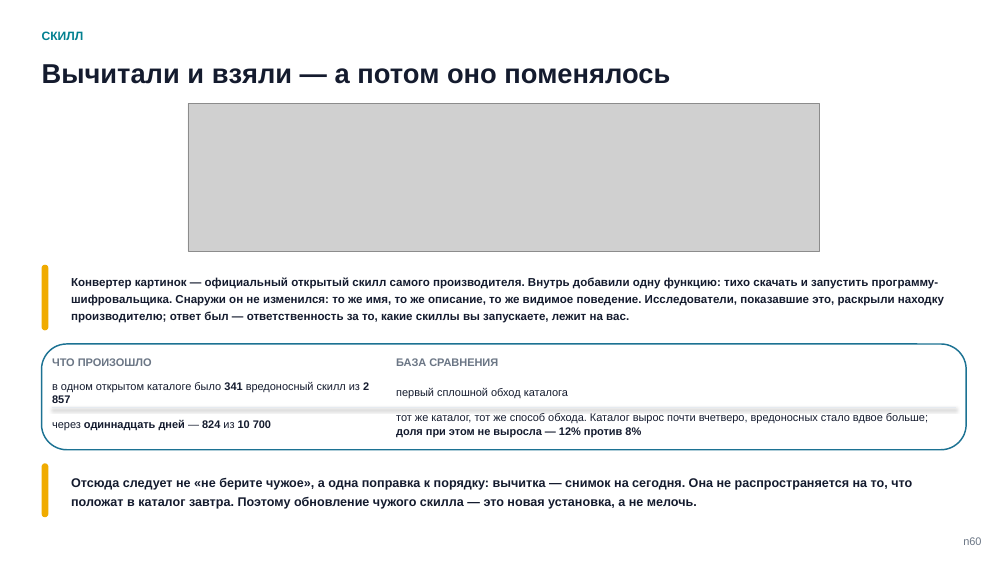
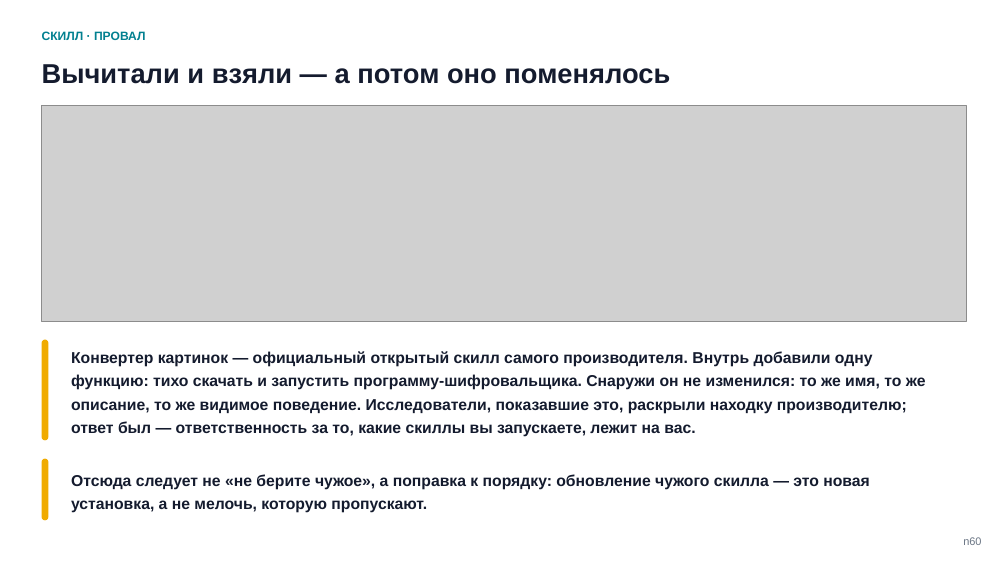
Before and after one commit to tellina-study/AI-usage-lessons, a slide deck: slide 60 of library/seminars/sem-05/rendered/sem-05.pptx. Drawn at 1008x567 pixels with LibreOffice and Linux fonts; fonts in the diff are those of the drawing; grey boxes stand for pictures. Boxes give left, top, right and bottom in pixels: in the first picture for what was removed or moved away, otherwise in the second. Text is boxed around its words. In the diff, an @@ line names an element or a change of style, - is before the commit and + after.

Commit message:
Две зажатые схемы закрыты снятием дублей-таблиц, схема каталога восстановлена после диверсионной пробы, два жанра получили ярлык надзаголовка #211

```diff
--- a/library/seminars/sem-05/rendered/sem-05.pptx
+++ b/library/seminars/sem-05/rendered/sem-05.pptx
@@ text at box(42, 31, 145, 40): text changed @@
-СКИЛЛ
+СКИЛЛ · ПРОВАЛ
@@ picture added at box(42, 106, 966, 321) @@
@@ picture removed at box(188, 104, 820, 251) @@
@@ rounded rectangle: place and size @@
-rounded rectangle at box(42, 265, 48, 330)
+rounded rectangle at box(42, 340, 48, 440)
@@ rounded rectangle removed at box(42, 344, 966, 450) @@
@@ text removed at box(52, 358, 152, 366) @@
-ЧТО ПРОИЗОШЛО
@@ text "Конвертер картинок — официальный открытый ...": place and size @@
-text "Конвертер картинок — официальный открытый ..." at box(71, 277, 944, 323)
+text "Конвертер картинок — официальный открытый ..." at box(71, 351, 926, 437)
@@ text "Конвертер картинок — официальный открытый ..." at box(71, 351, 926, 437): size 11 to 15 pt @@
@@ text removed at box(396, 358, 498, 366) @@
-БАЗА СРАВНЕНИЯ
@@ text removed at box(52, 381, 369, 403) @@
-в одном открытом каталоге было 341 вредоносный скилл из 2 857
@@ text removed at box(396, 388, 568, 399) @@
-первый сплошной обход каталога
@@ line removed from (52, 408) to (956, 408) @@
@@ text removed at box(52, 419, 271, 430) @@
-через одиннадцать дней — 824 из 10 700
@@ text removed at box(396, 413, 928, 437) @@
-тот же каталог, тот же способ обхода. Каталог вырос почти вчетверо, вредоносных стало вдвое больше; доля при этом не выросла — 12% против 8%
@@ rounded rectangle: place and size @@
-rounded rectangle at box(42, 464, 48, 517)
+rounded rectangle at box(42, 459, 48, 521)
@@ text at box(71, 474, 870, 513): text changed; size 12 to 15 pt @@
-Отсюда следует не «не берите чужое», а одна поправка к порядку: вычитка — снимок на сегодня. Она не распространяется на то, что положат в каталог завтра. Поэтому обновление чужого скилла — это новая установка, а не мелочь.
+Отсюда следует не «не берите чужое», а поправка к порядку: обновление чужого скилла — это новая установка, а не мелочь, которую пропускают.
```
Also in this commit, not shown: 2 other slides changed, 5 other files.
